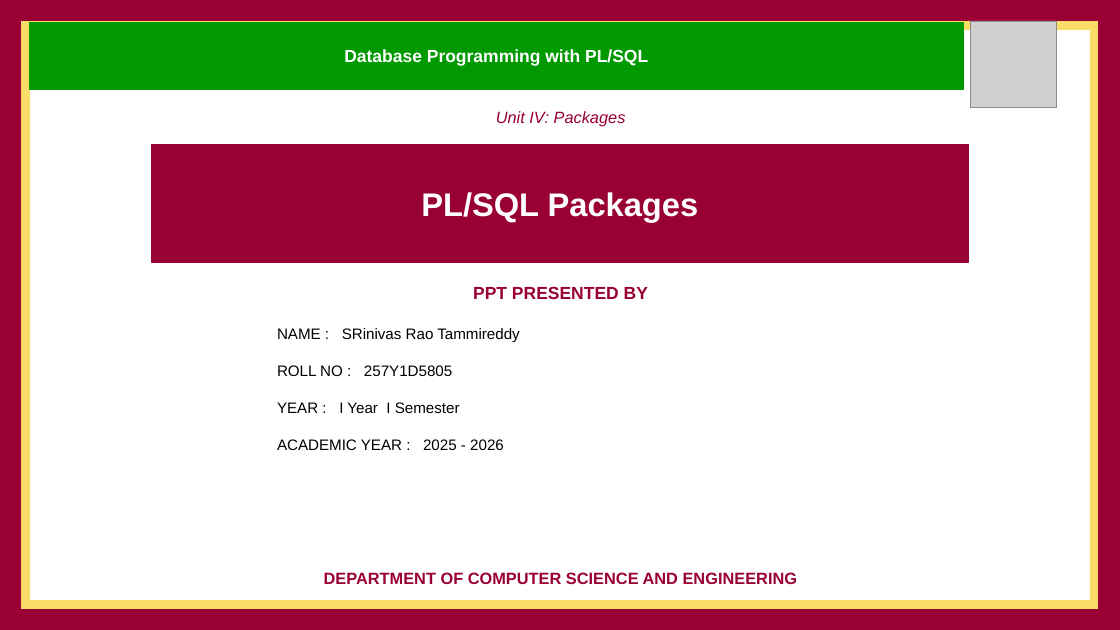
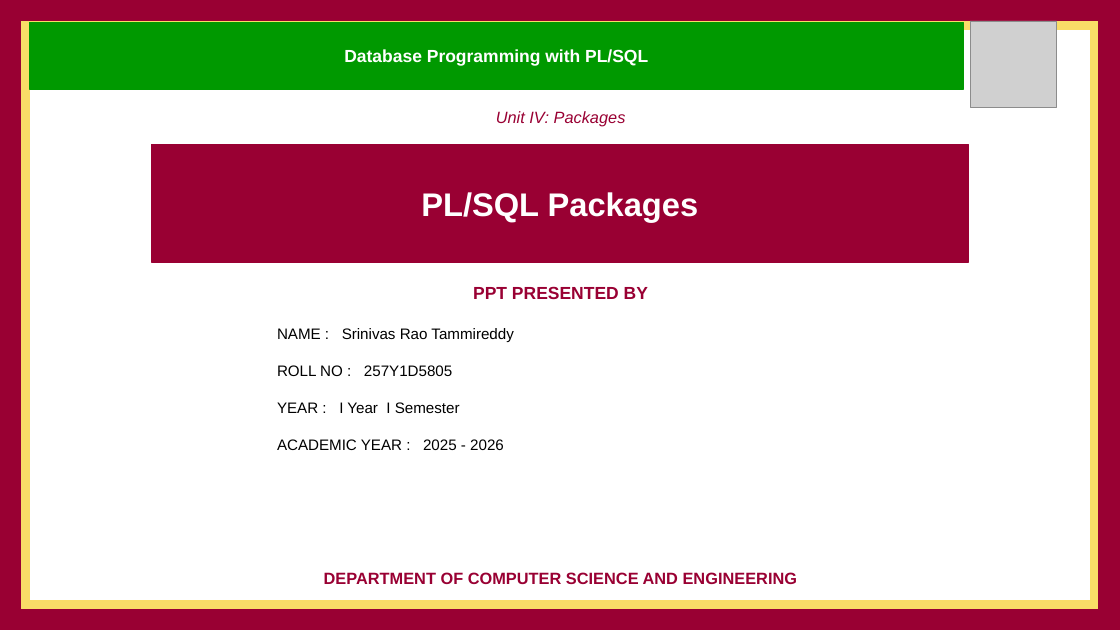
Before and after one commit to srinu2003/PPT_Recorder, a slide deck: slide 1 of Sem1_PLSQL_Unit4_Packages.pptx. Drawn at 1120x630 pixels with LibreOffice and Linux fonts; fonts in the diff are those of the drawing; grey boxes stand for pictures. Boxes give left, top, right and bottom in pixels: in the first picture for what was removed or moved away, otherwise in the second. Text is boxed around its words. In the diff, an @@ line names an element or a change of style, - is before the commit and + after.

```diff
--- a/Sem1_PLSQL_Unit4_Packages.pptx
+++ b/Sem1_PLSQL_Unit4_Packages.pptx
@@ text at [277, 328, 513, 342]: text changed @@
-NAME : SRinivas Rao Tammireddy
+NAME : Srinivas Rao Tammireddy
```
Also in this commit, not shown: 2 other files.
